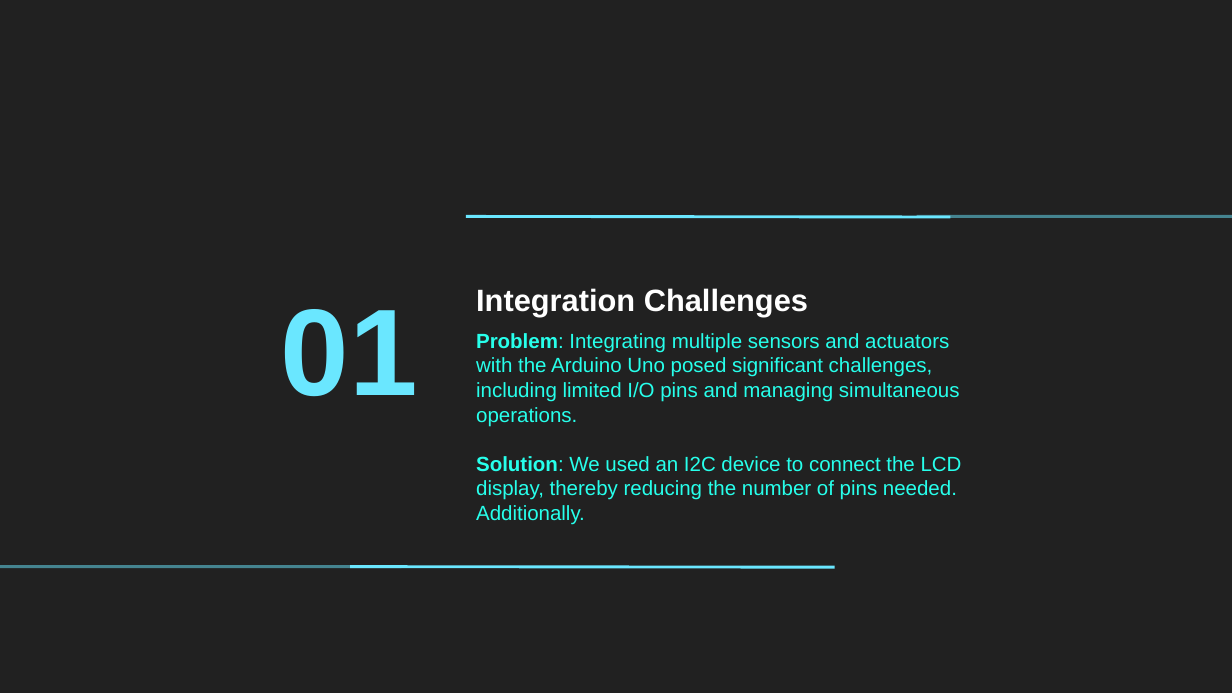
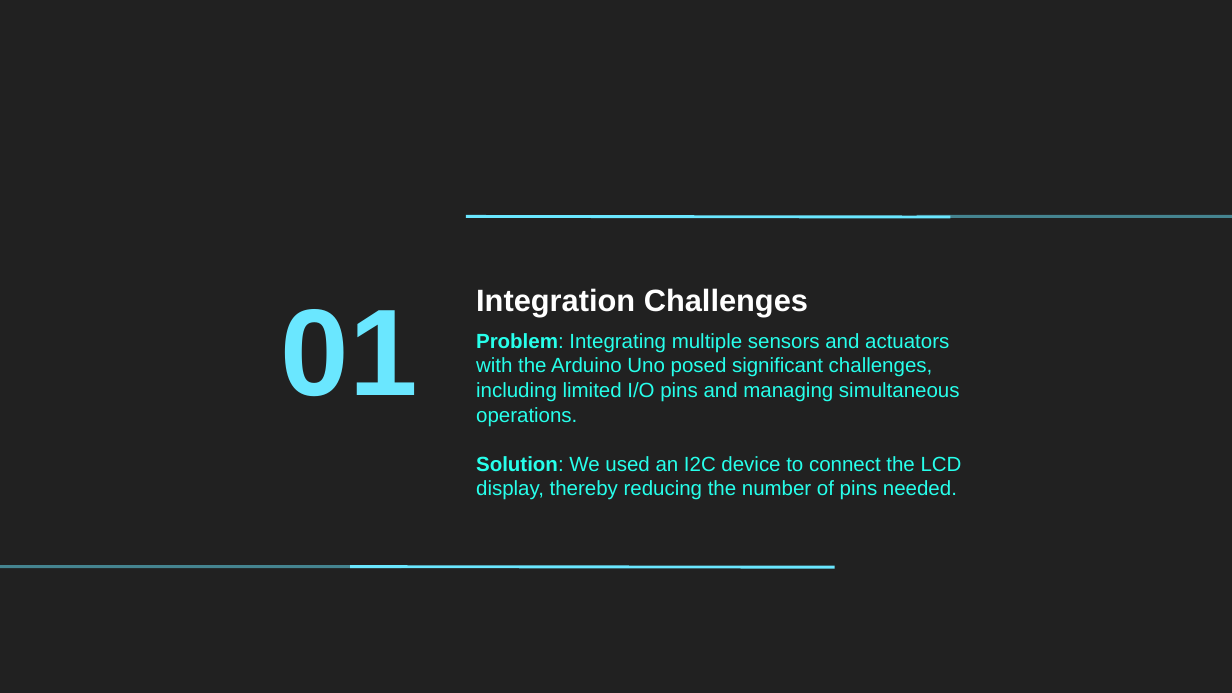
Before and after one commit to PasanSiriwardana/Robotics-project, a slide deck: slide 6 of Task 05/final presentation.pptx. Drawn at 1232x693 pixels with LibreOffice and Linux fonts; fonts in the diff are those of the drawing. Boxes give left, top, right and bottom in pixels: in the first picture for what was removed or moved away, otherwise in the second. Text is boxed around its words. In the diff, an @@ line names an element or a change of style, - is before the commit and + after.

```diff
--- a/Task 05/final presentation.pptx
+++ b/Task 05/final presentation.pptx
@@ text at (476,456,962,500): text changed @@
-Solution: We used an I2C device to connect the LCD display, thereby reducing the number of pins needed. Additionally.
+Solution: We used an I2C device to connect the LCD display, thereby reducing the number of pins needed.
```
Also in this commit, not shown: 1 other slide changed, 5 other files.
